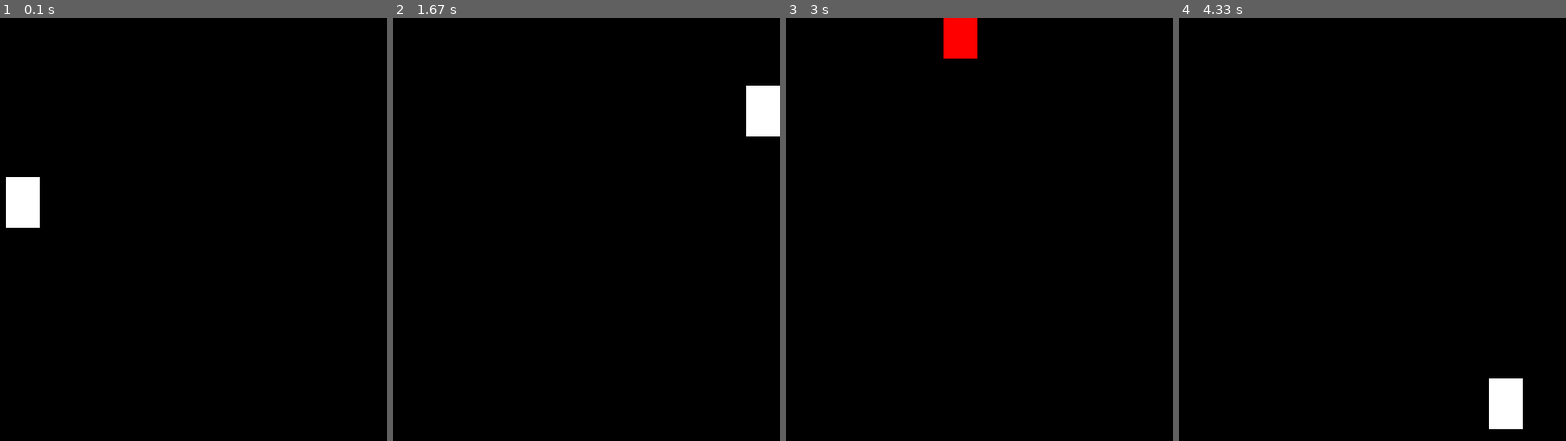
Above: before the commit, frames 1-4 (left to right).
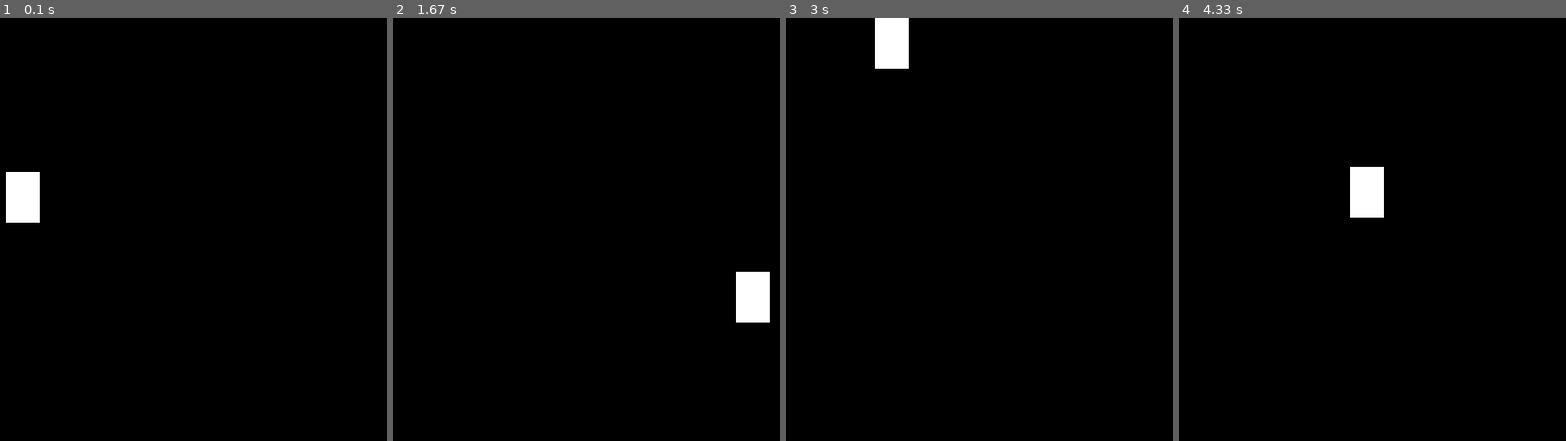
Above: after the commit, the same moments.

Repository: binnev/pygame_sandbox
Game: pygame game, started from tutorial/sandbox.py
Two runs of this game, one before a commit and one after it. Both use one fixed random seed, a clock stepped at 60 frames per second and the inputs below.
Inputs:
- Up to frame 1 (0.1 s): no input
- Up to frame 2 (1.67 s): hold Space 0.33-0.8 s; hold Right 0.33-0.8 s; hold Right 0.83-1.3 s; hold Right from 1.33 s (still down)
- Up to frame 3 (3 s): release Right at 1.8 s; hold Left 1.83-2.37 s; hold Down 2.4-2.7 s; hold Left from 2.73 s (still down)
- Up to frame 4 (4.33 s): release Left at 3.13 s; tap Space at 3.17, 3.57, 3.87, 4.23 s; hold Right 3.5-4.13 s; hold Down from 4.17 s (still down)

The runs differ from the first frame. In frame 1, 0.2% of the frame differs, in the area x 1-11%, y 36-50%; in frame 2, 2.1%, in the area x 88-100%, y 16-72%; in frame 3, 1.9%; in frame 4, 2.1%.

Commit message:
Refactored to states instead of keypresses.

Diff:
--- a/tutorial/conf.py
+++ b/tutorial/conf.py
@@ -1,3 +1,13 @@
+import pygame
+
 SCREEN_WIDTH = 500
 SCREEN_HEIGHT = 500
 FLOOR_HEIGHT = 0
+
+# key mapping
+class Keys:
+    JUMP = pygame.K_SPACE
+    LEFT = pygame.K_LEFT
+    RIGHT = pygame.K_RIGHT
+    UP = pygame.K_UP
+    DOWN = pygame.K_DOWN
--- a/tutorial/objects.py
+++ b/tutorial/objects.py
@@ -1,29 +1,37 @@
 import pygame
 
-from tutorial.conf import SCREEN_WIDTH, SCREEN_HEIGHT, FLOOR_HEIGHT
-from tutorial.states import JUMPSQUAT, JUMPING, SQUAT, STANDING, RUNNING
+from tutorial import states
+from tutorial.conf import SCREEN_WIDTH, SCREEN_HEIGHT, FLOOR_HEIGHT, Keys
 """
 Try shapely: https://shapely.readthedocs.io/en/latest/manual.html
 For intersections of hitboxes, hurtboxes, etc
 """
 
 
+def sign(number):
+    return 1 if number > 0 else -1
+
+
 class Thing:
     # class properties (constants)
     width = 40
     height = 60
-    ground_acceleration = 5
-    ground_speed = 5
-    air_acceleration = 7
-    air_speed = 7
+    ground_acceleration = 10
+    ground_speed = 7
+    air_acceleration = 2
+    air_speed = 6
     fall_acceleration = 2
-    fall_speed = 15
+    _fall_speed = 5
+    fastfall_multiplier = 2.5
     jump_power = 40
-    jumpsquat_frames = 2
+    jumpsquat_frames = 4
+    _friction = 0.1
+    air_resistance = 0.05
 
     # these are really instance variables...
     state = None
-    jumpsquat_frames_elapsed = 0
+    fastfall = None
+    jumpsquat_frames_elapsed = None
 
     def __init__(self, x, y, height, width, u=None, v=None):
         self.x = x
@@ -32,79 +40,73 @@
         self.v = v if v else 0
         self._height = height
         self._width = width
-        self.keypress_lookup = {
-            pygame.K_LEFT: self.keypress_left,
-            pygame.K_RIGHT: self.keypress_right,
-            pygame.K_DOWN: self.keypress_down,
-            pygame.K_SPACE: self.keypress_space,
+        self.state = states.FALL
+        self.fastfall = False
+        self.state_lookup = {
+            states.STAND: self.state_stand,
+            states.JUMPSQUAT: self.state_jumpsquat,
+            states.FALL: self.state_fall,
+            states.RUN: self.state_run,
+            states.SQUAT: self.state_squat,
         }
 
     @property
     def color(self):
         # if not actionable
-        if self.state in [JUMPSQUAT, SQUAT]:
+        if self.state in [states.JUMPSQUAT, states.SQUAT]:
             _color = (255, 0, 0)
         else:
             _color = (255, 255, 255)
         return _color
 
     @property
+    def friction(self):
+        if self.state in (states.JUMPSQUAT, states.SQUAT):
+            return self._friction / 10
+        else:
+            return self._friction
+
+    @property
+    def fall_speed(self):
+        if self.fastfall:
+            return self._fall_speed * self.fastfall_multiplier
+        else:
+            return self._fall_speed
+
+    @property
     def width(self):
         return self._width
 
     @property
     def height(self):
         """this is clumsy. Have the jumpsquat state edit the property"""
-        if self.state in (JUMPSQUAT, SQUAT):
+        if self.state in (states.JUMPSQUAT, states.SQUAT):
             return self._height * 0.8
         return self._height
 
-    def draw(self, window):
-        pygame.draw.rect(
-            window,
-            self.color,
-            (self.x, self.y, self.width, self.height),
-        )
-
-    def debug_print(self):
-        print(
-            f"state = {self.state},",
-            f"airborne = {self.airborne},",
-            f"x = {self.x:.2f},",
-            f"y = {self.y:.2f},",
-            f"u = {self.u:.2f},",
-            f"v = {self.v:.2f},",
-            f"jumpsquat_frames_elapsed = {self.jumpsquat_frames_elapsed}",
-        )
-
     def update(self, keys, window):
-        self.handle_keypresses(keys)
-        self.increment_jumpsquat()
-        self.increment_squat()
+        self.handle_state(keys)  # respond to keypresses first
+        self.handle_physics()
+        self.enforce_screen_limits()
         self.debug_print()
-        self.move()
         self.draw(window)
 
-    def move(self):
-
-        # update vertical position
-        if self.airborne or self.state == JUMPING:
-            # if moving downwards faster than fall speed
-            if self.v < 0 and abs(self.v) > self.fall_speed:
-                pass  # don't apply gravity
-            else:  # if moving upwards, or if falling slower than the fall speed
-                self.v -= self.fall_acceleration
-
-        # finally, update position
+    def handle_state(self, keys):
+        func = self.state_lookup[self.state]
+        func(keys)
+
+    def handle_physics(self):
+        # update position
+        self.x += self.u
         self.y += self.v
-        self.x += self.u
-
+
+        # reduce horizontal speeds
         if self.airborne:
-            self.u *= .7
-        else:
-            self.u *= .5  # "friction"
-
-        # enforce screen limits
+            self.u *= (1 - self.air_resistance)  # air resistance
+        else:
+            self.u *= (1 - self.friction)  # "friction"
+
+    def enforce_screen_limits(self):
         if self.x < 0:
             self.x = 0
             self.u = 0
@@ -118,55 +120,95 @@
             self.y = SCREEN_HEIGHT - self.height
             self.v = 0
 
-    def handle_keypresses(self, keys):
-        # todo: move this dict somewhere so it isn't evaluated every tick
-        for keypress, func in self.keypress_lookup.items():
-            if keys[keypress]:  # if key pressed
-                func()  # execute handler function
-
-    def increment_jumpsquat(self):
-        # if already in jumpsquat, increment frames elapsed.
-        if self.state == JUMPSQUAT:
-            self.jumpsquat_frames_elapsed += 1
-            # if end of jumpsquat reached, begin jump
-            if self.jumpsquat_frames_elapsed == self.jumpsquat_frames:
-                self.v = self.jump_power
-                print(f"beginning jump. vertical_velocity = {self.u}")
-                self.state = JUMPING
-                self.jumpsquat_frames_elapsed = 0
-
-    def increment_squat(self):
-        if self.state == SQUAT:
-            pass
-            # if squat key released, exit squat state
-
-    def keypress_space(self):
-        if (True
-            # not self.airborne
-            and self.state not in [JUMPSQUAT]
-        ):
-            self.state = JUMPSQUAT
-            self.jumpsquat_frames_elapsed = 0
-
-    def keypress_left(self):
-        # todo: only able to run in actionable states
-        if self.airborne and abs(self.u) < self.air_speed:
+    def debug_print(self):
+        print(
+            f"state = {self.state},",
+            f"airborne = {self.airborne},",
+            f"x = {self.x:.2f},",
+            f"y = {self.y:.2f},",
+            f"u = {self.u:.2f},",
+            f"v = {self.v:.2f},",
+            f"friction = {self.friction:.2f},",
+            f"jumpsquat_frames_elapsed = {self.jumpsquat_frames_elapsed}",
+        )
+
+    def draw(self, window):
+        pygame.draw.rect(window, self.color,
+                         (self.x, self.y, self.width, self.height))
+
+    @property
+    def airborne(self):
+        # todo: make this check for contact with all platforms
+        return self.y > FLOOR_HEIGHT
+
+    # ========================= state functions ================================
+
+    def state_stand(self, keys):
+        if keys[Keys.JUMP]:  # enter jumpsquat
+            self.enter_jumpsquat()
+        if keys[Keys.DOWN]:  # enter squat
+            self.state = states.SQUAT
+        if keys[Keys.LEFT] or keys[Keys.RIGHT]:
+            self.state = states.RUN
+
+    def enter_jumpsquat(self):
+        self.state = states.JUMPSQUAT
+        self.jumpsquat_frames_elapsed = 0
+
+    def state_jumpsquat(self, keys):
+        self.jumpsquat_frames_elapsed += 1
+        # if end of jumpsquat reached, begin jump
+        if self.jumpsquat_frames_elapsed == self.jumpsquat_frames:
+            self.jumpsquat_frames_elapsed = None
+            self.enter_jump()
+        # todo: add any other actions that are allowed in jumpsquat state... wavedash ahem.
+
+    def enter_jump(self):
+        self.v = self.jump_power
+        self.state = states.FALL
+        self.fastfall = False
+
+    def state_fall(self, keys):
+        # update vertical position
+        # if moving downwards faster than fall speed
+        if self.v < 0 and abs(self.v) > self.fall_speed:
+            pass  # don't apply gravity
+        else:  # if moving upwards, or if falling slower than the fall speed
+            self.v -= self.fall_acceleration
+
+        # update horizontal position
+        if keys[Keys.LEFT]:
             self.u -= self.air_acceleration
-        if not self.airborne and abs(self.u) < self.ground_speed:
+        if keys[Keys.RIGHT]:
+            self.u += self.air_acceleration
+        if abs(self.u) > self.air_speed:
+            self.u = sign(self.u) * self.air_speed
+
+        # fastfall if moving downwards
+        if keys[Keys.DOWN] and self.v < 0:
+            self.fastfall = True
+            self.v = -self.fall_speed
+
+        if not self.airborne:
+            self.state = states.STAND
+
+    def state_squat(self, keys):
+        if keys[Keys.JUMP]:
+            self.enter_jumpsquat()
+        # if squat key released, exit squat state
+        if not keys[Keys.DOWN]:
+            self.state = states.STAND
+
+    def state_run(self, keys):
+        if not keys[Keys.LEFT] and not keys[Keys.RIGHT]:
+            self.state = states.STAND
+        if keys[Keys.LEFT]:
             self.u -= self.ground_acceleration
-
-    def keypress_right(self):
-        if self.airborne and abs(self.u) < self.air_speed:
-            self.u += self.air_acceleration
-        if not self.airborne and abs(self.u) < self.ground_speed:
+        if keys[Keys.RIGHT]:
             self.u += self.ground_acceleration
-
-    def keypress_down(self):
-        if self.airborne:
-            pass  # implement fast-fall
-        else:
-            self.state = SQUAT
-
-    @property
-    def airborne(self):
-        return self.y > FLOOR_HEIGHT
+        if abs(self.u) > self.ground_speed:  # enforce run speed
+            self.u = sign(self.u) * self.ground_speed
+        if keys[Keys.JUMP]:
+            self.enter_jumpsquat()
+        if keys[Keys.DOWN]:
+            self.state = states.SQUAT
--- a/tutorial/sandbox.py
+++ b/tutorial/sandbox.py
@@ -13,7 +13,7 @@
 
 run = True
 while run:
-    pygame.time.delay(1000//30)
+    pygame.time.delay(1000//50)
 
     # ============= react to key presses ==============
     keys = pygame.key.get_pressed()
--- a/tutorial/states.py
+++ b/tutorial/states.py
@@ -1,5 +1,6 @@
 JUMPSQUAT = "JUMPSQUAT"
-JUMPING = "JUMPING"
-STANDING = "STANDING"
-RUNNING = "RUNNING"
+JUMP = "JUMP"
+STAND = "STAND"
+RUN = "RUN"
 SQUAT = "SQUAT"
+FALL = "FALL"
